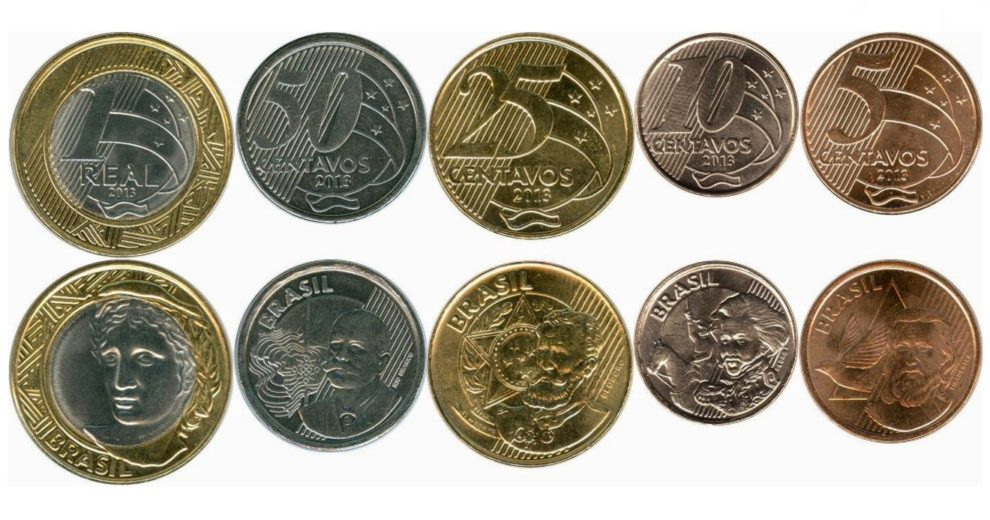
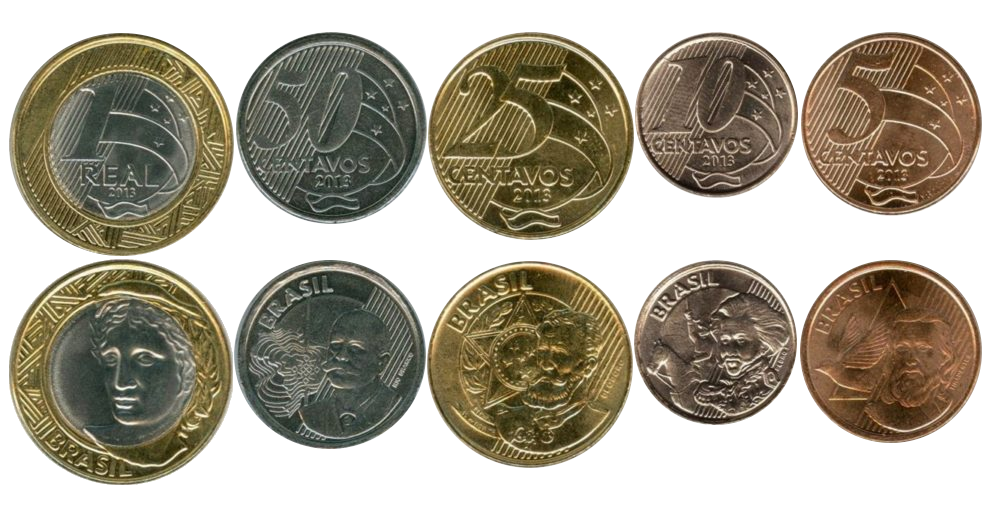
Two versions of the same layered image (990×520). Layer-by-layer changes:
painted on "1,00 - t" over [left=9, top=259, right=233, bottom=485]
hid "moedas_real.jpg", painted on it over [left=0, top=24, right=990, bottom=496]
